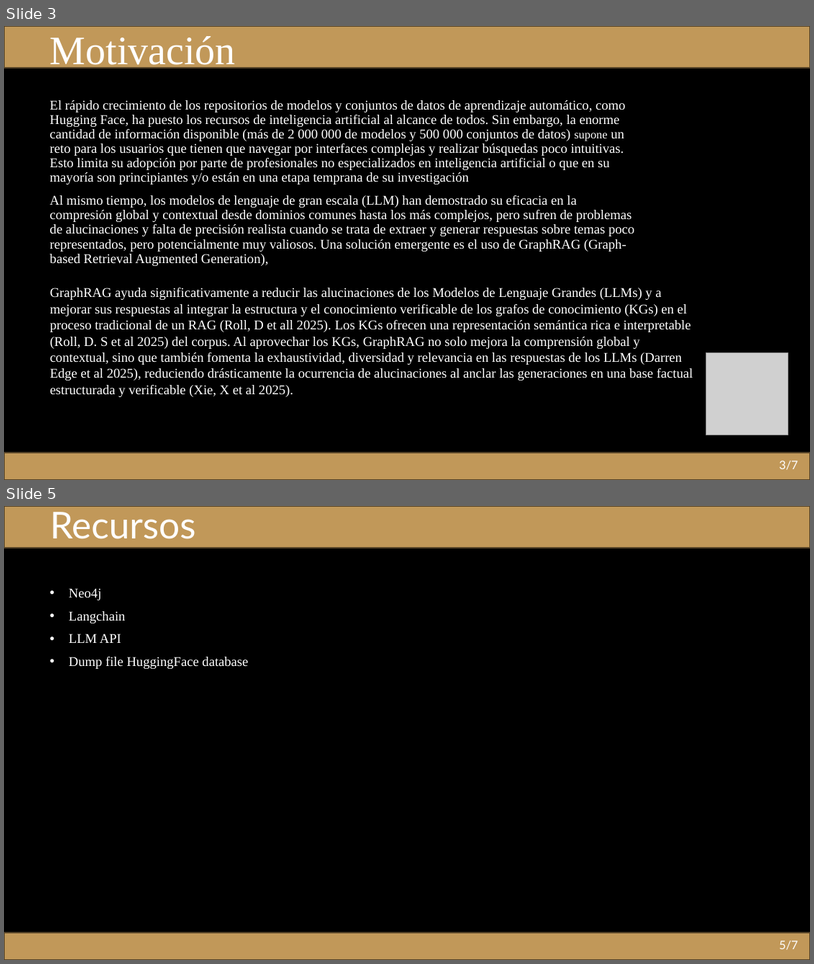
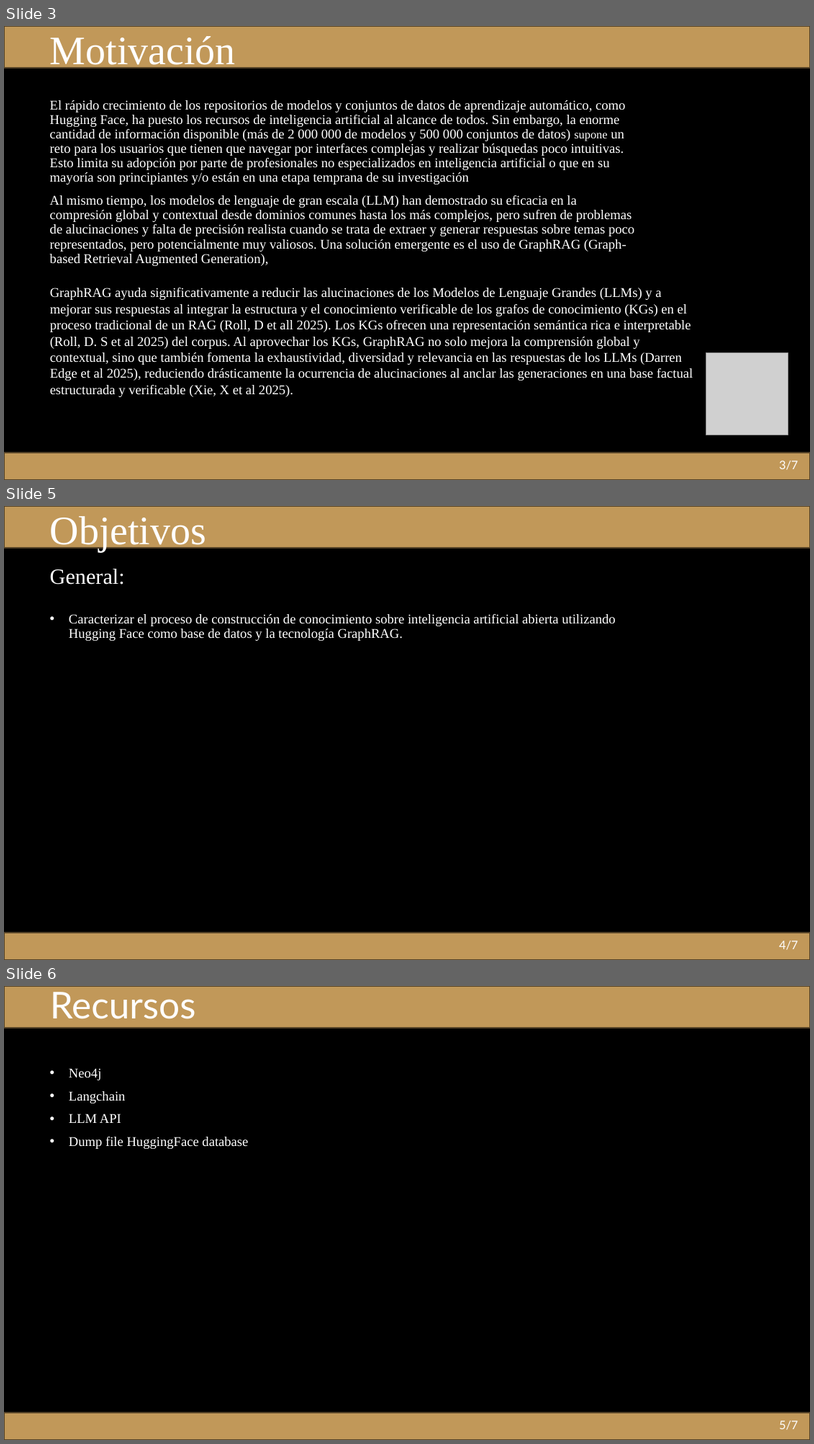
Before and after one commit to juan-aguilera/SEDI_TG, a slide deck: Extendend Abstract.pptx. Shown one above the other, each under a label of ours: slides 3 and 5 before the commit, slides 3, 5 and 6 after it; the slides between them are not shown. The pictures are 814x964 and 814x1444 pixels, drawn with LibreOffice and Linux fonts; fonts in the diff are those of the drawing; grey boxes stand for pictures. Boxes give left, top, right and bottom in pixels: in the first picture for what was removed or moved away, otherwise in the second. Text is boxed around its words. In the diff, an @@ line names an element or a change of style, - is before the commit and + after.

```diff
--- a/Extendend Abstract.pptx
+++ b/Extendend Abstract.pptx
@@ slide 5 added at (4, 506, 810, 960), background #000000 @@
@@ rectangle added at (4, 506, 810, 548), fill #C19859, outline #554327 1.5 pt @@
@@ text added at (50, 516, 207, 551), 48 pt, text #FFFFFF @@
+Objetivos
@@ text added at (50, 569, 125, 584), 25.9 pt, text #FFFFFF @@
+General:
@@ text added at (69, 614, 615, 641), 16 pt, text #FFFFFF @@
+• Caracterizar el proceso de construcción de conocimiento sobre inteligencia artificial abierta utilizando Hugging Face como base de datos y la tecnología GraphRAG.
@@ rectangle added at (4, 932, 810, 960), fill #C19859, outline #554327 1.5 pt @@
@@ text added at (779, 940, 798, 950), 14 pt, text #FFFFFF @@
+4/7
@@ what was slide 5 is now slide 6 @@
```
Also in this commit, not shown: 2 slides changed, 1 other file.
